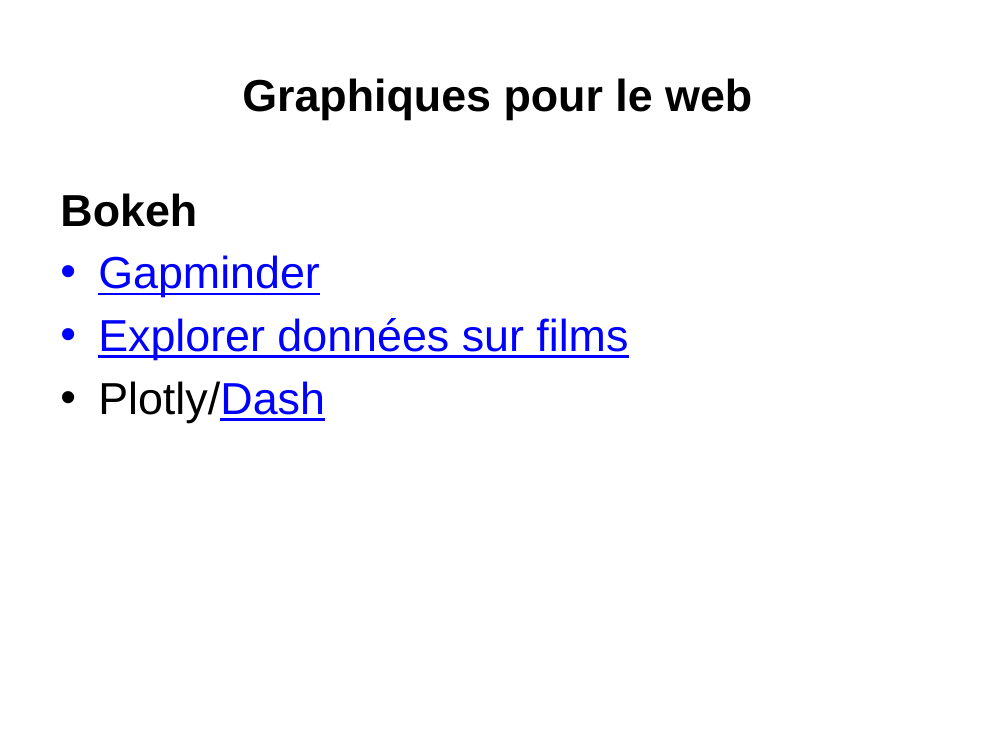
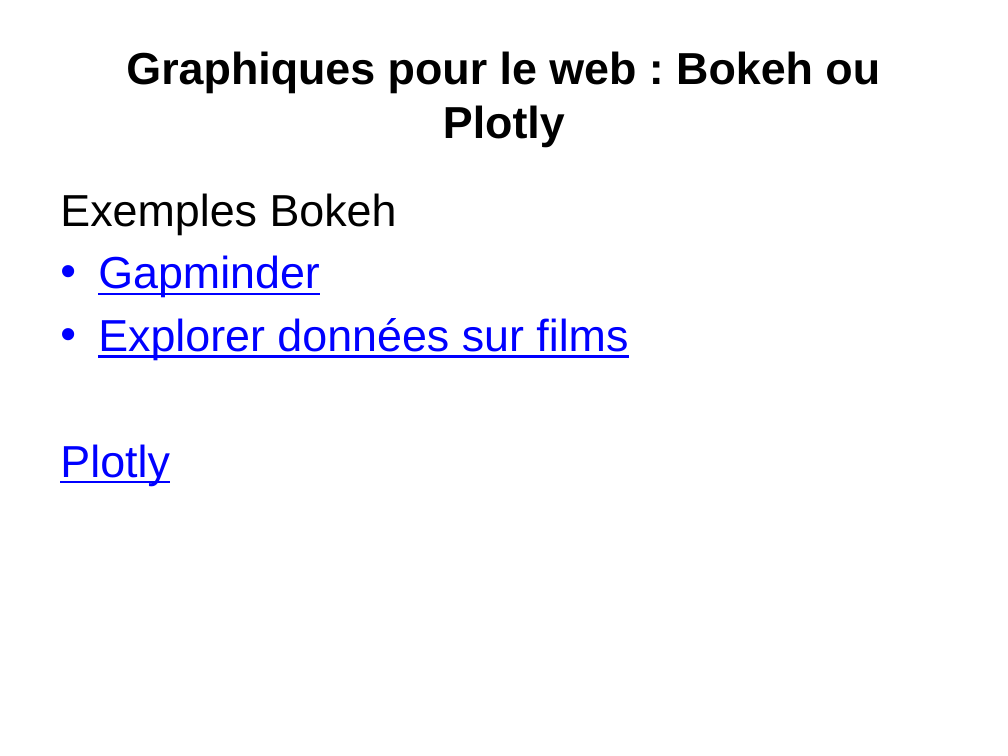
Before and after one commit to loicmidy/formation-python, a slide deck: slide 36 of formation python.pptx (slide 35 before the commit). Drawn at 1008x756 pixels with LibreOffice and Linux fonts; fonts in the diff are those of the drawing. Boxes give left, top, right and bottom in pixels: in the first picture for what was removed or moved away, otherwise in the second. Text is boxed around its words. In the diff, an @@ line names an element or a change of style, - is before the commit and + after.

```diff
--- a/formation python.pptx
+++ b/formation python.pptx
@@ title at [126,51,880,147]: text changed @@
-Graphiques pour le web
+Graphiques pour le web : Bokeh ou Plotly
@@ text at [60,193,397,235]: text changed; bold off @@
-Bokeh
+Exemples Bokeh
@@ text at [60,444,169,486]: text changed; text colour #000000 to #0000FF @@
-• Plotly/Dash
+Plotly
```
Also in this commit, not shown: 9 other slides changed, 7 slides added, 4 slides removed, 4 other files.
